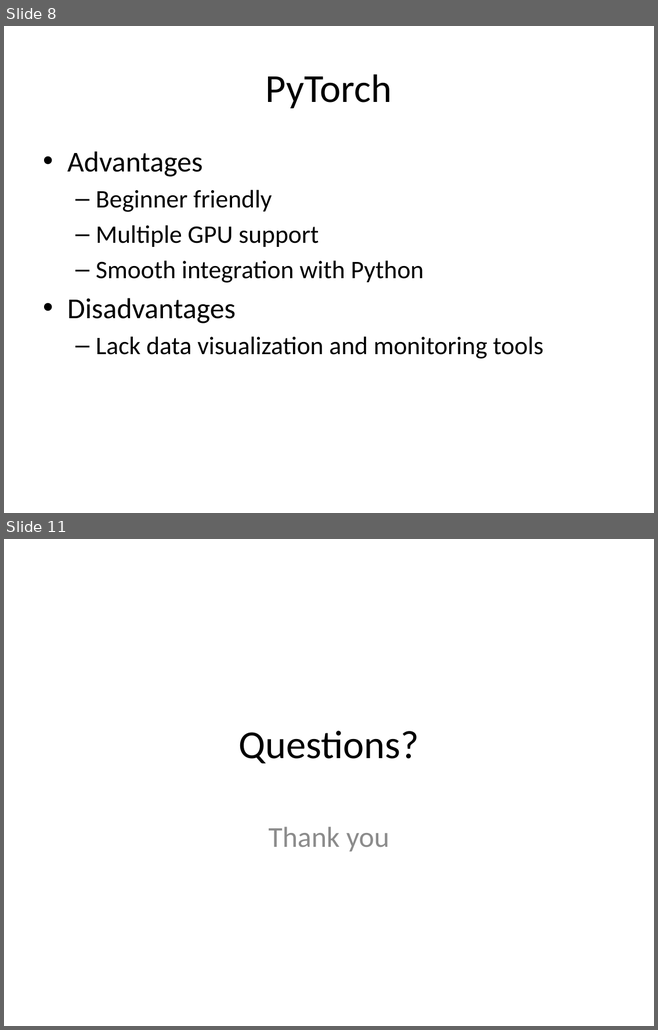
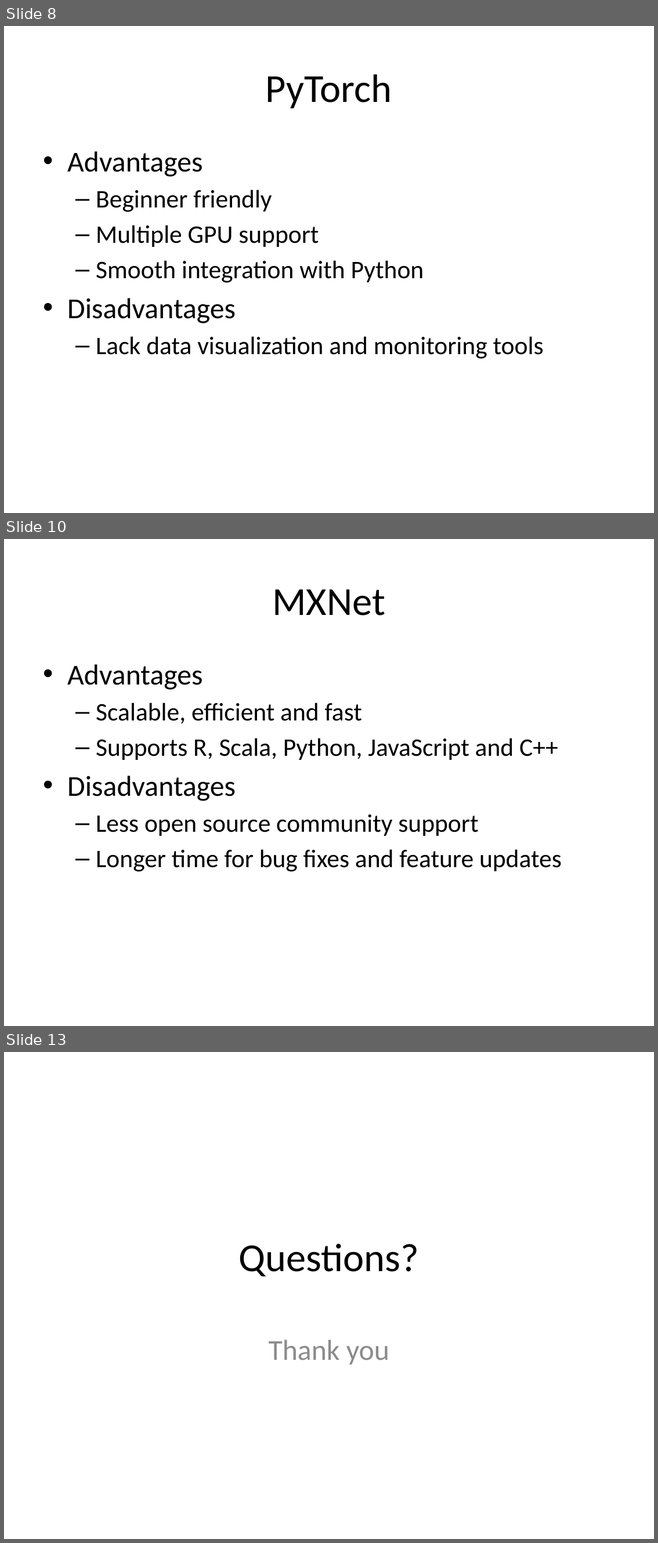
Before and after one commit to look4pritam/ArtificialIntelligence, a slide deck: Introduction/MachineLearningFrameworks.pptx. Shown one above the other, each under a label of ours: slides 8 and 11 before the commit, slides 8, 10 and 13 after it; the slides between them are not shown. The pictures are 658x1030 and 658x1543 pixels, drawn with LibreOffice and Linux fonts; fonts in the diff are those of the drawing. Boxes give left, top, right and bottom in pixels: in the first picture for what was removed or moved away, otherwise in the second. Text is boxed around its words. In the diff, an @@ line names an element or a change of style, - is before the commit and + after.

```diff
--- a/Introduction/MachineLearningFrameworks.pptx
+++ b/Introduction/MachineLearningFrameworks.pptx
@@ slide 10 added at [4, 539, 654, 1026], background #FFFFFF @@
@@ title added at [272, 589, 385, 616], 44 pt, text #000000 @@
+MXNet
@@ text added at [67, 664, 561, 872], 28 pt, text #000000 @@
+• Advantages
+  – Scalable, efficient and fast
+  – Supports R, Scala, Python, JavaScript and C++
+• Disadvantages
+  – Less open source community support
+  – Longer time for bug fixes and feature updates
@@ what was slide 11 is now slide 13 @@
```
Also in this commit, not shown: 3 slides changed, 2 other slides added, 1 slide removed.
